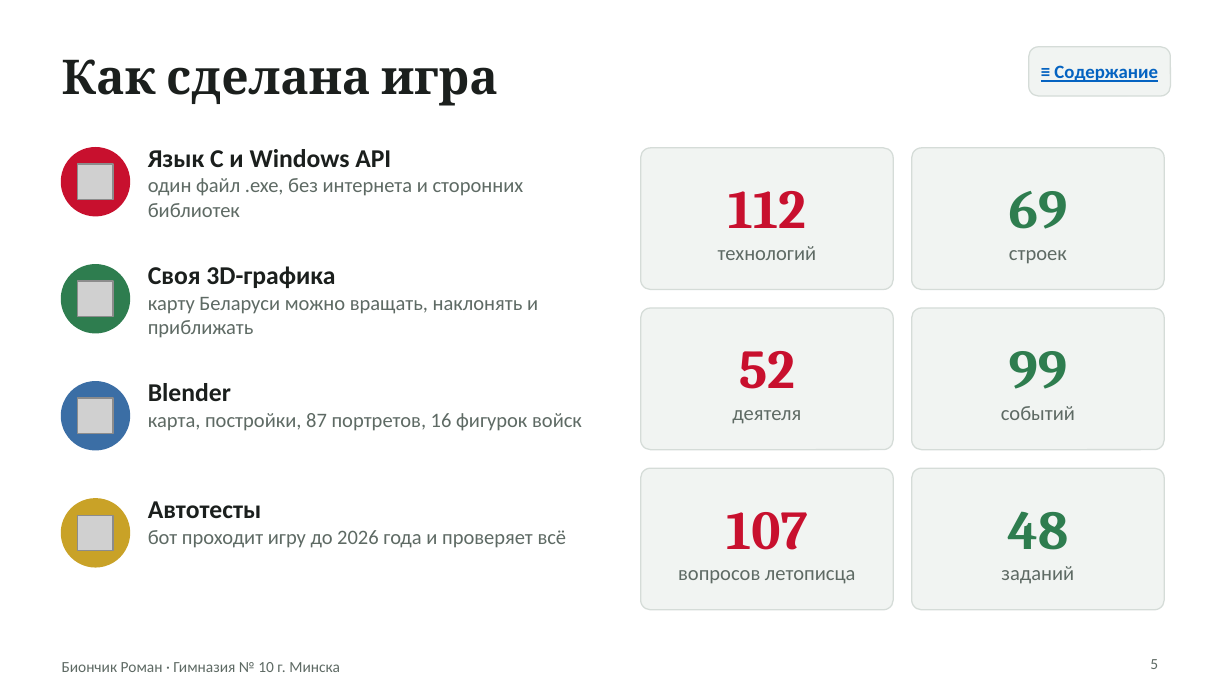
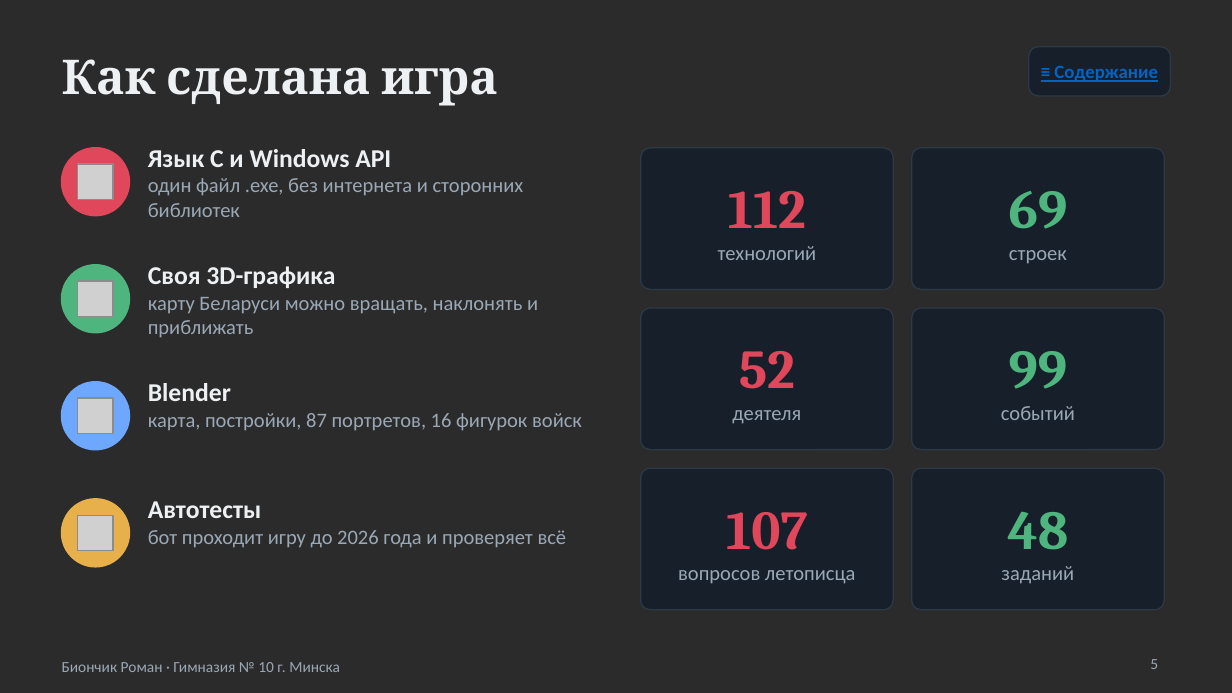
Before and after one commit to rteaminfo1-source/xy-, a slide deck: slide 5 of belarus-game/docs/Презентация - Судьба Республики Беларусь.pptx. Drawn at 1232x693 pixels with LibreOffice and Linux fonts; fonts in the diff are those of the drawing; grey boxes stand for pictures; background and template pictures are left out; a plain dark background stands for a picture behind light text. Boxes give left, top, right and bottom in pixels: in the first picture for what was removed or moved away, otherwise in the second. Text is boxed around its words. In the diff, an @@ line names an element or a change of style, - is before the commit and + after.

```diff
--- a/belarus-game/docs/Презентация - Судьба Республики Беларусь.pptx
+++ b/belarus-game/docs/Презентация - Судьба Республики Беларусь.pptx
@@ background #FFFFFF to picture (left out) @@
@@ title "Как сделана игра" at [62, 59, 498, 106]: text colour #1B1F1D to #EEF1F4 @@
@@ ellipse at [62, 148, 129, 216]: fill #C8102E to #E0475B; outline #C8102E 1 pt to #E0475B 1 pt @@
@@ text "Язык C и Windows API" at [148, 149, 524, 217]: text colour #1B1F1D to #EEF1F4 in "Язык C и Windows API"; text colour #5E6A64 to #9AA8B6 in "один файл .exe, без интернета и сторонних ..." @@
@@ text "112" at [718, 191, 817, 260]: text colour #C8102E to #E0475B in "112"; text colour #5E6A64 to #9AA8B6 in "технологий" @@
@@ text "69" at [1009, 191, 1068, 264]: text colour #2E7D4F to #4FB57E in "69"; text colour #5E6A64 to #9AA8B6 in "строек" @@
@@ ellipse at [62, 265, 129, 333]: fill #2E7D4F to #4FB57E; outline #2E7D4F 1 pt to #4FB57E 1 pt @@
@@ text "Своя 3D-графика" at [148, 266, 538, 338]: text colour #1B1F1D to #EEF1F4 in "Своя 3D-графика"; text colour #5E6A64 to #9AA8B6 in "карту Беларуси можно вращать, наклонять и приближать" @@
@@ text "52" at [732, 351, 801, 424]: text colour #C8102E to #E0475B in "52"; text colour #5E6A64 to #9AA8B6 in "деятеля" @@
@@ text "99" at [1001, 351, 1075, 420]: text colour #2E7D4F to #4FB57E in "99"; text colour #5E6A64 to #9AA8B6 in "событий" @@
@@ ellipse at [62, 382, 129, 450]: fill #3B6EA5 to #6EA8FE; outline #3B6EA5 1 pt to #6EA8FE 1 pt @@
@@ text "Blender" at [148, 383, 582, 431]: text colour #1B1F1D to #EEF1F4 in "Blender"; text colour #5E6A64 to #9AA8B6 in "карта, постройки, 87 портретов, 16 фигурок войск" @@
@@ text "107" at [678, 512, 855, 584]: text colour #C8102E to #E0475B in "107"; text colour #5E6A64 to #9AA8B6 in "вопросов летописца" @@
@@ text "48" at [1001, 512, 1074, 584]: text colour #2E7D4F to #4FB57E in "48"; text colour #5E6A64 to #9AA8B6 in "заданий" @@
@@ fill #F1F4F2 to #17202A; outline #D5DCD8 0.75 pt to #2C3946 0.75 pt in 7 elements at [1029, 47, 1170, 96], [641, 148, 893, 290], [912, 148, 1164, 290], [641, 308, 893, 450], [912, 308, 1164, 450], [641, 468, 893, 610], [912, 468, 1164, 610] @@
@@ ellipse at [62, 499, 129, 567]: fill #C9A227 to #E8B04B; outline #C9A227 1 pt to #E8B04B 1 pt @@
@@ text "Автотесты" at [148, 501, 567, 548]: text colour #1B1F1D to #EEF1F4 in "Автотесты"; text colour #5E6A64 to #9AA8B6 in "бот проходит игру до 2026 года и ..." @@
@@ text "Биончик Роман · Гимназия № ..." at [62, 662, 340, 672]: text colour #5E6A64 to #9AA8B6 @@
@@ page number at [1150, 659, 1158, 669]: text colour #5E6A64 to #9AA8B6 @@
```
Also in this commit, not shown: 21 other slides changed, 2 other files.
